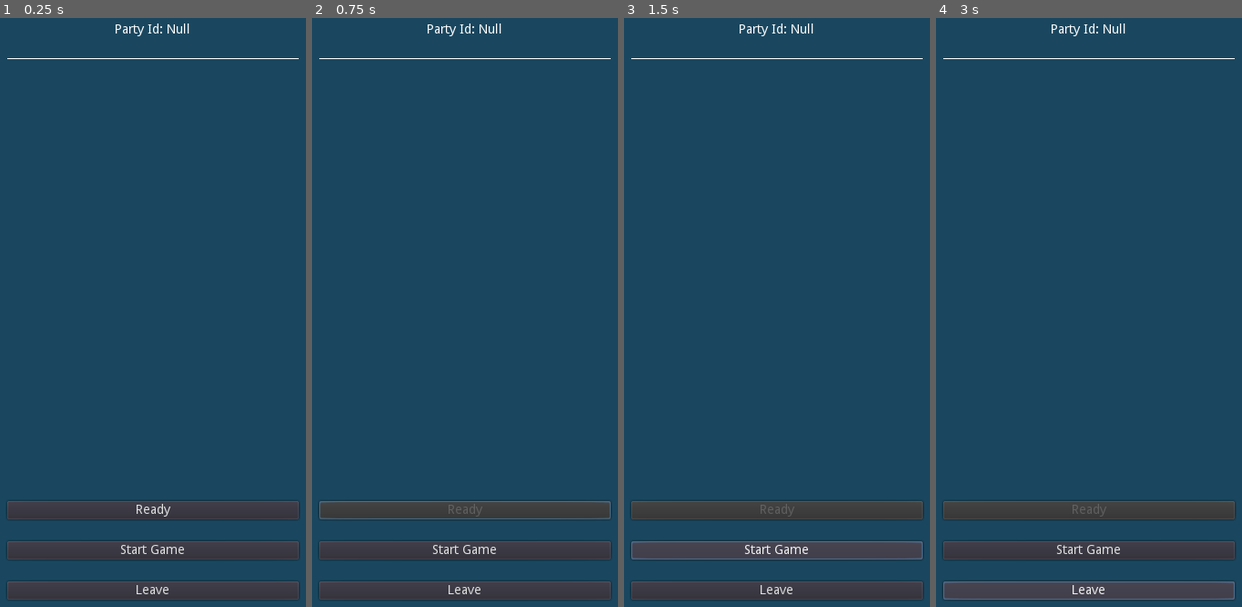
Above: before the commit, frames 1-4 (left to right).
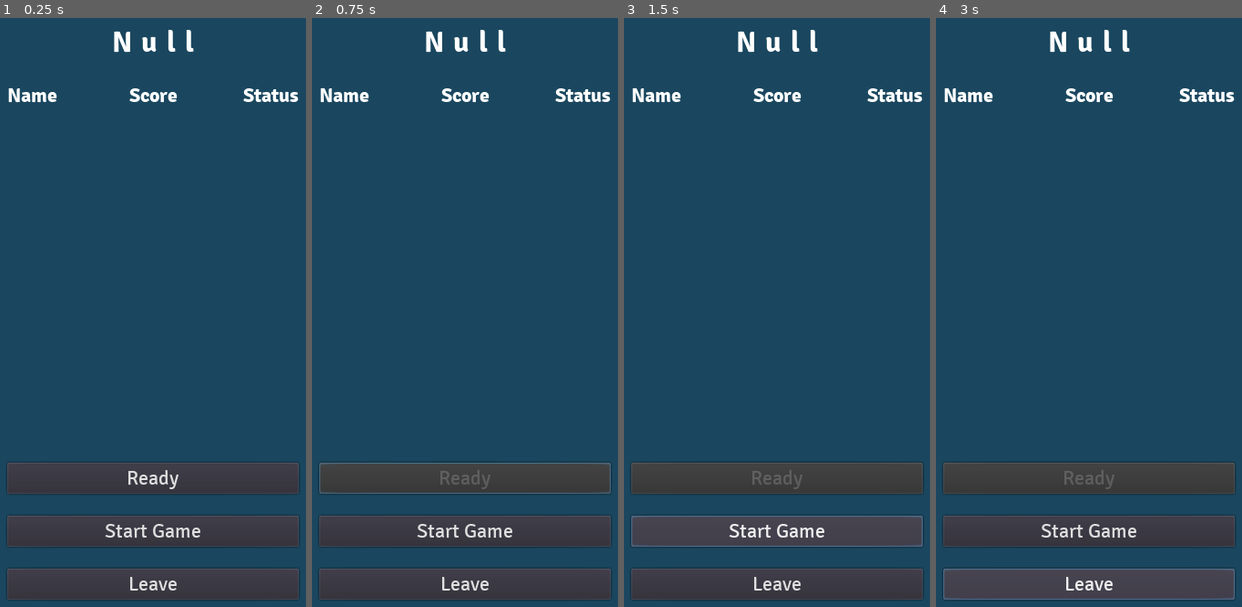
Above: after the commit, the same moments.

Repository: talham7391/estimation-godot
Game: Godot game, scene res://scenes/InGameLobby.tscn
Same seed, same stepped clock (60 frames per second), same inputs: the game is played once before the commit and once after it. This scene is started directly instead of the project's main scene.
Inputs:
- Up to frame 1 (0.25 s): no input
- Up to frame 2 (0.75 s): click "Ready" at 0.5 s
- Up to frame 3 (1.5 s): click "Start Game" at 1.25 s
- Up to frame 4 (3 s): click "Start Game" at 2 s; click "Leave" at 2.75 s

The runs differ from the first frame. In frame 1, 18% of the frame differs, in the area x 2-98%, y 0-98%; in frame 2, 18%; in frame 3, 18%; in frame 4, 18%.

Commit message:
Upgrade in game lobby

Diff:
--- /dev/null
+++ b/fonts/big_number.tres
@@ -0,0 +1,8 @@
+[gd_resource type="DynamicFont" load_steps=2 format=2]
+
+[ext_resource path="res://fonts/Signika/Signika-Bold.ttf" type="DynamicFontData" id=1]
+
+[resource]
+size = 32
+extra_spacing_char = 10
+font_data = ExtResource( 1 )
--- a/scenes/InGameLobby.gd
+++ b/scenes/InGameLobby.gd
@@ -1,21 +1,22 @@
 extends Control
 
 var PreGameLobbyPlayerListing = preload("res://scenes/PreGameLobbyPlayerListing.tscn")
+var text_font = preload("res://fonts/text.tres")
 
 onready var party_id_label = $MarginContainer/VBoxContainer/PartyIdLabel/Label
-onready var player_container = $MarginContainer/VBoxContainer/PlayersContainer/VBoxContainer
+onready var container = $MarginContainer/VBoxContainer/GridContainer
 onready var ready_button = $MarginContainer/VBoxContainer/ReadyButton/Button
 onready var start_game_button = $MarginContainer/VBoxContainer/StartGameButton/Button
 onready var leave_button = $MarginContainer/VBoxContainer/LeaveButton/Button
 
-var PLAYERS_GROUP = "players_group"
+var GRIP_GROUP = "grid_group"
 
 func _ready():
 	ready_button.connect("pressed", self, "on_ready")
 	start_game_button.connect("pressed", self, "on_start_game")
 	leave_button.connect("pressed", self, "on_leave")
 
-	party_id_label.text = "Party Id: %s" % game_state.connection_party_id
+	party_id_label.text = "%s" % game_state.connection_party_id
 
 	game_state.connect("connection_status_changed", self, "on_connection_status_changed")
 	game_state.connect("pre_game_lobby_state_changed", self, "on_pre_game_lobby_state_changed")
@@ -23,44 +24,42 @@
 	on_pre_game_lobby_state_changed()
 
 func on_pre_game_lobby_state_changed():
-	var state = game_state.pre_game_lobby_state
-	if "readyStatus" in state and state["readyStatus"] != null:
-		update_ready_status(state["readyStatus"])
-	if "playerScores" in state and state["playerScores"] != null:
-		update_player_scores(state["playerScores"])
+	for node in get_tree().get_nodes_in_group(GRIP_GROUP):
+		node.call_deferred("free")
+	var readyStatus = game_state.pre_game_lobby_state["readyStatus"]
+	var playerScores = game_state.pre_game_lobby_state["playerScores"]
+	var entries = pair_stats(playerScores, readyStatus)
+	for k in entries:
+		add_entry(k, entries[k]["score"], entries[k]["ready"])
 
-func update_ready_status(ready_status):
-	for obj in ready_status:
-		var listing = get_or_create_listing(obj["player"]["connectionId"])
-		listing.set_ready(obj["ready"])
-		if obj["player"]["connectionId"] == game_state.connection_id and obj["ready"]:
-			ready_button.disabled = true
-	var all_ready = true
-	for listing in get_tree().get_nodes_in_group(PLAYERS_GROUP):
-		if not listing.player_ready:
-			all_ready = false
-			break
-	start_game_button.disabled = not all_ready
+func pair_stats(playerScores, readyStatus):
+	var ps = playerScores if playerScores != null else []
+	var rs = readyStatus if readyStatus != null else []
+	var info = {}
+	for p in ps:
+		var cid = p["player"]["connectionId"]
+		if not cid in info:
+			info[cid] = {}
+		info[cid]["score"] = p["score"]
+	for r in rs:
+		var cid = r["player"]["connectionId"]
+		if not cid in info:
+			info[cid] = {}
+		info[cid]["ready"] = r["ready"]
+	return info
 
-func update_player_scores(player_scores):
-	for obj in player_scores:
-		var listing = get_or_create_listing(obj["player"]["connectionId"])
-		listing.set_score(obj["score"])
+func add_entry(name, score, ready):
+	add_value(name, Label.ALIGN_LEFT)
+	add_value(score, Label.ALIGN_RIGHT)
+	add_value("READY" if ready else "NOT READY", Label.ALIGN_RIGHT)
 
-func get_or_create_listing(name):
-	var listing = find_listing_for_player(name)
-	if listing == null:
-		listing = PreGameLobbyPlayerListing.instance()
-		listing.add_to_group(PLAYERS_GROUP)
-		player_container.add_child(listing)
-		listing.set_player_name(name)
-	return listing
-
-func find_listing_for_player(name):
-	for listing in get_tree().get_nodes_in_group(PLAYERS_GROUP):
-		if listing.player_name == name:
-			return listing
-	return null
+func add_value(val, alignment):
+	var label = Label.new()
+	container.add_child(label)
+	label.add_to_group(GRIP_GROUP)
+	label.text = "%s" % val
+	label.align = alignment
+	label.set("custom_fonts/font", text_font)
 
 func on_ready():
 	client.send_obj_to_server({
--- a/scenes/InGameLobby.tscn
+++ b/scenes/InGameLobby.tscn
@@ -1,6 +1,13 @@
-[gd_scene load_steps=2 format=2]
+[gd_scene load_steps=6 format=2]
 
 [ext_resource path="res://scenes/InGameLobby.gd" type="Script" id=1]
+[ext_resource path="res://fonts/big_number.tres" type="DynamicFont" id=2]
+[ext_resource path="res://fonts/Signika/Signika-Bold.ttf" type="DynamicFontData" id=3]
+[ext_resource path="res://fonts/button_font.tres" type="DynamicFont" id=4]
+
+[sub_resource type="DynamicFont" id=1]
+size = 22
+font_data = ExtResource( 3 )
 
 [node name="InGameLobby" type="Control"]
 anchor_right = 1.0
@@ -8,7 +15,6 @@
 script = ExtResource( 1 )
 
 [node name="MarginContainer" type="MarginContainer" parent="."]
-editor/display_folded = true
 anchor_right = 1.0
 anchor_bottom = 1.0
 custom_constants/margin_right = 40
@@ -17,74 +23,102 @@
 custom_constants/margin_bottom = 40
 
 [node name="VBoxContainer" type="VBoxContainer" parent="MarginContainer"]
-editor/display_folded = true
 margin_left = 40.0
 margin_top = 40.0
 margin_right = 360.0
 margin_bottom = 671.0
 
 [node name="PartyIdLabel" type="MarginContainer" parent="MarginContainer/VBoxContainer"]
+editor/display_folded = true
 margin_right = 320.0
-margin_bottom = 34.0
+margin_bottom = 61.0
 custom_constants/margin_bottom = 20
 
 [node name="Label" type="Label" parent="MarginContainer/VBoxContainer/PartyIdLabel"]
 margin_right = 320.0
-margin_bottom = 14.0
-text = "Party Id:"
+margin_bottom = 41.0
+custom_fonts/font = ExtResource( 2 )
+text = "0000"
 align = 1
 
-[node name="Separator" type="ColorRect" parent="MarginContainer/VBoxContainer"]
-margin_top = 38.0
+[node name="GridContainer" type="GridContainer" parent="MarginContainer/VBoxContainer"]
+margin_top = 65.0
 margin_right = 320.0
-margin_bottom = 39.0
-rect_min_size = Vector2( 0, 1 )
+margin_bottom = 93.0
+columns = 3
+
+[node name="NameLabel" type="Label" parent="MarginContainer/VBoxContainer/GridContainer"]
+margin_right = 129.0
+margin_bottom = 28.0
+size_flags_horizontal = 3
+custom_fonts/font = SubResource( 1 )
+text = "Name"
+
+[node name="ScoreLabel" type="Label" parent="MarginContainer/VBoxContainer/GridContainer"]
+margin_left = 133.0
+margin_right = 186.0
+margin_bottom = 28.0
+custom_fonts/font = SubResource( 1 )
+text = "Score"
+align = 2
+
+[node name="StatusLabel" type="Label" parent="MarginContainer/VBoxContainer/GridContainer"]
+margin_left = 190.0
+margin_right = 319.0
+margin_bottom = 28.0
+size_flags_horizontal = 3
+custom_fonts/font = SubResource( 1 )
+text = "Status"
+align = 2
 
 [node name="PlayersContainer" type="MarginContainer" parent="MarginContainer/VBoxContainer"]
-margin_top = 43.0
+margin_top = 97.0
 margin_right = 320.0
-margin_bottom = 43.0
+margin_bottom = 97.0
 
 [node name="VBoxContainer" type="VBoxContainer" parent="MarginContainer/VBoxContainer/PlayersContainer"]
 margin_right = 320.0
 
 [node name="Spacer" type="Control" parent="MarginContainer/VBoxContainer"]
-margin_top = 47.0
+margin_top = 101.0
 margin_right = 320.0
-margin_bottom = 47.0
+margin_bottom = 101.0
 size_flags_vertical = 2
 
 [node name="ReadyButton" type="MarginContainer" parent="MarginContainer/VBoxContainer"]
 editor/display_folded = true
-margin_top = 523.0
+margin_top = 481.0
 margin_right = 320.0
-margin_bottom = 563.0
+margin_bottom = 535.0
 custom_constants/margin_bottom = 20
 
 [node name="Button" type="Button" parent="MarginContainer/VBoxContainer/ReadyButton"]
 margin_right = 320.0
-margin_bottom = 20.0
+margin_bottom = 34.0
+custom_fonts/font = ExtResource( 4 )
 text = "Ready"
 
 [node name="StartGameButton" type="MarginContainer" parent="MarginContainer/VBoxContainer"]
 editor/display_folded = true
-margin_top = 567.0
+margin_top = 539.0
 margin_right = 320.0
-margin_bottom = 607.0
+margin_bottom = 593.0
 custom_constants/margin_bottom = 20
 
 [node name="Button" type="Button" parent="MarginContainer/VBoxContainer/StartGameButton"]
 margin_right = 320.0
-margin_bottom = 20.0
+margin_bottom = 34.0
+custom_fonts/font = ExtResource( 4 )
 text = "Start Game"
 
 [node name="LeaveButton" type="MarginContainer" parent="MarginContainer/VBoxContainer"]
 editor/display_folded = true
-margin_top = 611.0
+margin_top = 597.0
 margin_right = 320.0
 margin_bottom = 631.0
 
 [node name="Button" type="Button" parent="MarginContainer/VBoxContainer/LeaveButton"]
 margin_right = 320.0
-margin_bottom = 20.0
+margin_bottom = 34.0
+custom_fonts/font = ExtResource( 4 )
 text = "Leave"
--- a/scenes/LobbyDialog.gd
+++ b/scenes/LobbyDialog.gd
@@ -33,7 +33,7 @@
 	emit_signal("leave")
 
 func on_connection_status_changed(status, party_id):
-	party_id_label.text = "Party ID: %s" % party_id
+	party_id_label.text = "%s" % party_id
 
 func on_connected_players_changed(players):
 	update_names(players)
@@ -49,4 +49,4 @@
 		label.add_to_group(PLAYER_NAMES)
 
 func update_start_game_button(players):
-	start_game_button.disabled = len(players) != 4
+	start_game_button.disabled = len(players) != 1
--- a/scenes/LobbyDialog.tscn
+++ b/scenes/LobbyDialog.tscn
@@ -1,8 +1,8 @@
 [gd_scene load_steps=5 format=2]
 
 [ext_resource path="res://scenes/LobbyDialog.gd" type="Script" id=1]
-[ext_resource path="res://fonts/input_label_font.tres" type="DynamicFont" id=2]
-[ext_resource path="res://fonts/text.tres" type="DynamicFont" id=3]
+[ext_resource path="res://fonts/text.tres" type="DynamicFont" id=2]
+[ext_resource path="res://fonts/big_number.tres" type="DynamicFont" id=3]
 [ext_resource path="res://fonts/button_font.tres" type="DynamicFont" id=4]
 
 [node name="PanelContainer" type="PanelContainer"]
@@ -13,8 +13,8 @@
 [node name="MarginContainer" type="MarginContainer" parent="."]
 margin_left = 7.0
 margin_top = 7.0
-margin_right = 189.0
-margin_bottom = 342.0
+margin_right = 302.0
+margin_bottom = 265.0
 custom_constants/margin_right = 20
 custom_constants/margin_top = 20
 custom_constants/margin_left = 20
@@ -23,72 +23,71 @@
 [node name="VBoxContainer" type="VBoxContainer" parent="MarginContainer"]
 margin_left = 20.0
 margin_top = 20.0
-margin_right = 162.0
-margin_bottom = 315.0
+margin_right = 275.0
+margin_bottom = 238.0
+
+[node name="ConnectedPlayersLabel" type="MarginContainer" parent="MarginContainer/VBoxContainer"]
+editor/display_folded = true
+margin_right = 255.0
+margin_bottom = 23.0
+
+[node name="Label" type="Label" parent="MarginContainer/VBoxContainer/ConnectedPlayersLabel"]
+margin_right = 255.0
+margin_bottom = 23.0
+custom_fonts/font = ExtResource( 2 )
+text = "Ask players to connect to Party ID"
 
 [node name="PartyIdLabel" type="MarginContainer" parent="MarginContainer/VBoxContainer"]
-margin_right = 142.0
-margin_bottom = 48.0
+margin_top = 27.0
+margin_right = 255.0
+margin_bottom = 88.0
 custom_constants/margin_top = 10
 custom_constants/margin_bottom = 10
 
 [node name="Label" type="Label" parent="MarginContainer/VBoxContainer/PartyIdLabel"]
 margin_top = 10.0
-margin_right = 142.0
-margin_bottom = 38.0
-custom_fonts/font = ExtResource( 2 )
-text = "Party ID: "
+margin_right = 255.0
+margin_bottom = 51.0
+custom_fonts/font = ExtResource( 3 )
+text = "1234"
 align = 1
 
-[node name="ConnectedPlayersLabel" type="MarginContainer" parent="MarginContainer/VBoxContainer"]
-margin_top = 52.0
-margin_right = 142.0
-margin_bottom = 95.0
+[node name="PlayersContainer" type="MarginContainer" parent="MarginContainer/VBoxContainer"]
+margin_top = 92.0
+margin_right = 255.0
+margin_bottom = 112.0
 custom_constants/margin_top = 10
 custom_constants/margin_bottom = 10
 
-[node name="Label" type="Label" parent="MarginContainer/VBoxContainer/ConnectedPlayersLabel"]
-margin_top = 10.0
-margin_right = 142.0
-margin_bottom = 33.0
-custom_fonts/font = ExtResource( 3 )
-text = "Connected Players"
-
-[node name="PlayersContainer" type="MarginContainer" parent="MarginContainer/VBoxContainer"]
-margin_top = 99.0
-margin_right = 142.0
-margin_bottom = 109.0
-custom_constants/margin_top = 10
-
 [node name="VBoxContainer" type="VBoxContainer" parent="MarginContainer/VBoxContainer/PlayersContainer"]
 margin_top = 10.0
-margin_right = 142.0
+margin_right = 255.0
 margin_bottom = 10.0
 
 [node name="StartGameButton" type="MarginContainer" parent="MarginContainer/VBoxContainer"]
 editor/display_folded = true
-margin_top = 113.0
-margin_right = 142.0
-margin_bottom = 167.0
-custom_constants/margin_top = 20
+margin_top = 116.0
+margin_right = 255.0
+margin_bottom = 160.0
+custom_constants/margin_top = 10
 
 [node name="Button" type="Button" parent="MarginContainer/VBoxContainer/StartGameButton"]
-margin_top = 20.0
-margin_right = 142.0
-margin_bottom = 54.0
+margin_top = 10.0
+margin_right = 255.0
+margin_bottom = 44.0
 custom_fonts/font = ExtResource( 4 )
 text = "Start Game"
 
 [node name="LeaveButton" type="MarginContainer" parent="MarginContainer/VBoxContainer"]
 editor/display_folded = true
-margin_top = 171.0
-margin_right = 142.0
-margin_bottom = 225.0
+margin_top = 164.0
+margin_right = 255.0
+margin_bottom = 218.0
 custom_constants/margin_top = 20
 
 [node name="Button" type="Button" parent="MarginContainer/VBoxContainer/LeaveButton"]
 margin_top = 20.0
-margin_right = 142.0
+margin_right = 255.0
 margin_bottom = 54.0
 custom_fonts/font = ExtResource( 4 )
 text = "Leave"
